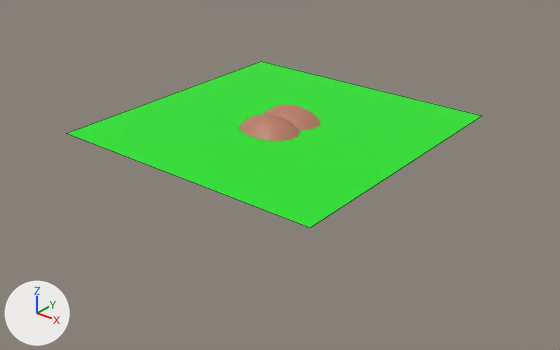
A saved change to the Blender file src/models/ass.blend.
Both versions are drawn from a 50 mm lens placed at (46.6, -58.2, 30.3), pointed at (1.1, -1.4, -4.9). Every picture has the same lights, and +X, +Y and +Z are marked at lower left. Mesh edges are drawn as thin lines on the coarser meshes.

Before the edit, the objects in view are built like this:
```python
me_icosphere_001 = bpy.data.meshes.new('Icosphere.001')
me_icosphere_001.from_pydata(...)  # 434 vertices, 488 faces; spans x -3.97..4.12, y -4.82..4.82, z -1.24..1.45
me_icosphere_001.polygons.foreach_set('use_smooth', [True] * 488)
me_icosphere_001.materials.append(mat_material_001)  # brown #bc7b69
me_plane = bpy.data.meshes.new('Plane')
me_plane.from_pydata([(-15.3, -15.3, 0.0), (15.3, -15.3, 0.0), (-15.3, 15.3, 0.0), (15.3, 15.3, 0.0)], [], [(0, 1, 3, 2)])
me_plane.materials.append(mat_material_002)  # green #16e71e
ob_ass = bpy.data.objects.new('Ass', me_icosphere_001)
ob_ass.location = (0.0, 0.0, 0.0)
ob_plane = bpy.data.objects.new('Plane', me_plane)
ob_plane.location = (0.0, 0.0, 0.0)
```
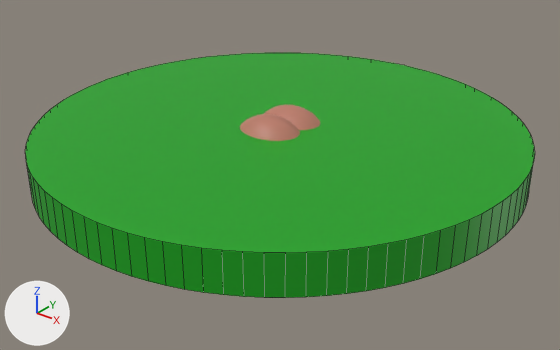
Commit message: add cylinder

The change, as a list of edits to the scene's bpy script:
```text
Add mat_material_003:
    mat_material_003 = principled_material('Material.003')
    mat_material_003.base_color = (0.00497, 0.364, 0.00756)  # green #0fa315
Add me_cylinder_002:
    me_cylinder_002.from_pydata(...)  # 200 vertices, 102 faces; spans x -1.0..1.0, y -1.0..1.0, z -1.0..1.0
    me_cylinder_002.materials.append(mat_material_003)  # green #0fa315
Remove ob_plane:
    ob_plane = bpy.data.objects.new('Plane', me_plane)
    ob_plane.location = (0.0, 0.0, 0.0)
Add ob_cylinder_001:
    ob_cylinder_001 = bpy.data.objects.new('Cylinder.001', me_cylinder_002)
    ob_cylinder_001.location = (0.0, 0.0, -2.0)
    ob_cylinder_001.scale = (25.2, 25.2, 2.0)
```

Location of each change, (x1, y1, x2, y2) in pixels of the pictures (560 x 350 px):
'Cylinder.001', added (green): after (25, 53, 535, 298)
'Plane', deleted (green): before (67, 61, 482, 228)
